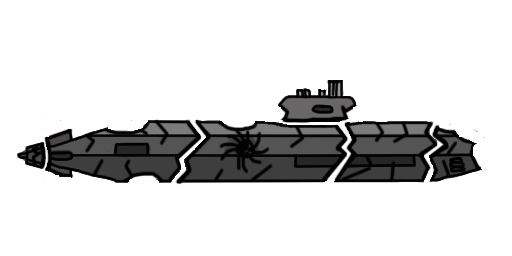
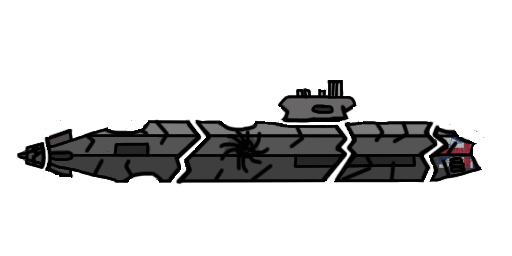
Layer changes from the first 512 × 256 image to the second:
added layer "Layer 3" (56%) above "Layer 5" over [439, 134, 480, 168]
added layer "Layer 5" above "Layer 2" over [439, 134, 480, 168]
